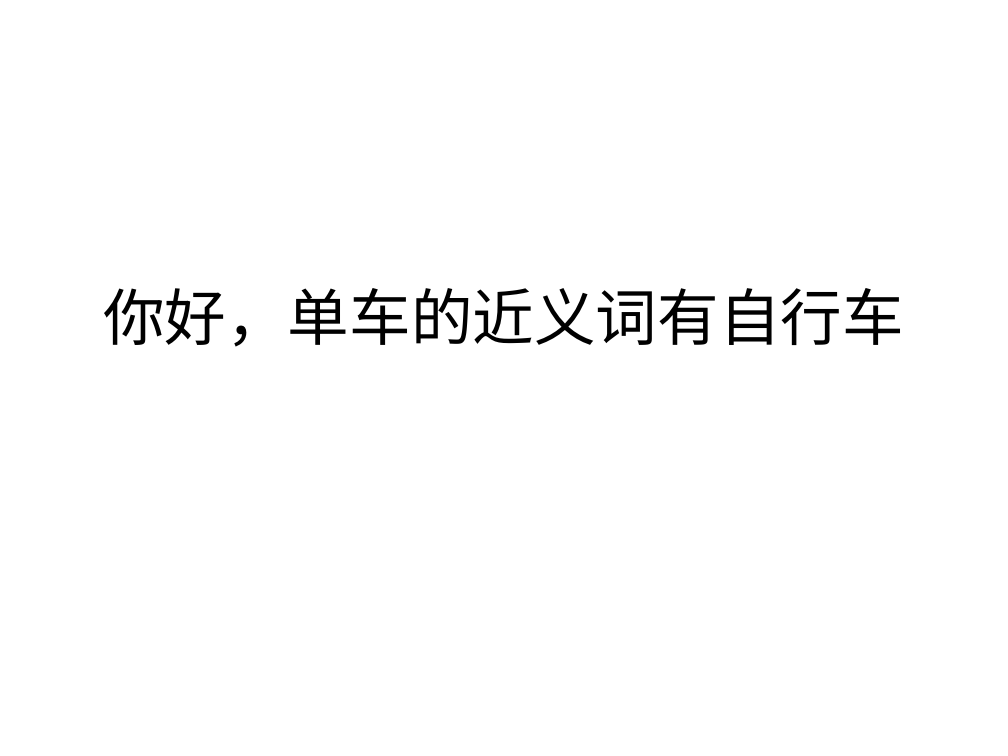
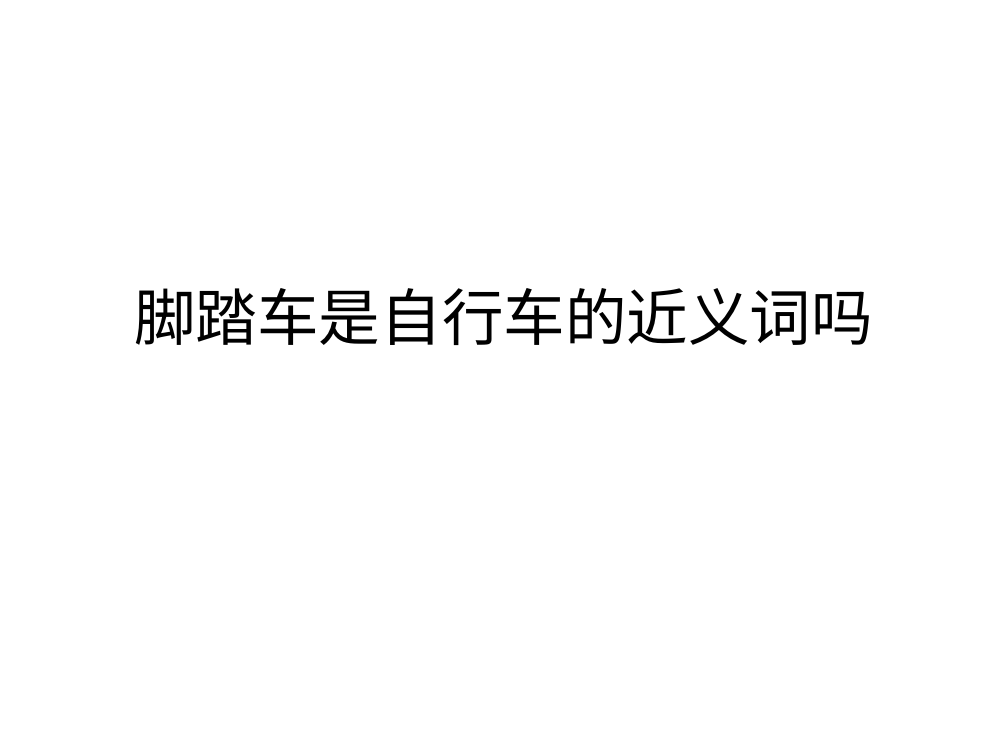
Before and after one commit to CristinaEx/AutoTeacherProject, a slide deck: slide 4 of test_data/test.ppt (slide 2 before the commit). Drawn at 1008x756 pixels with LibreOffice and Linux fonts; fonts in the diff are those of the drawing. Boxes give left, top, right and bottom in pixels: in the first picture for what was removed or moved away, otherwise in the second. Text is boxed around its words. In the diff, an @@ line names an element or a change of style, - is before the commit and + after.

```diff
--- a/test_data/test.ppt
+++ b/test_data/test.ppt
@@ title at (x1=134, y1=288, x2=873, y2=345): text changed @@
-你好，单车的近义词有自行车
+脚踏车是自行车的近义词吗
```
Also in this commit, not shown: 1 other slide changed, 1 slide added, 1 slide removed, 15 other files.
